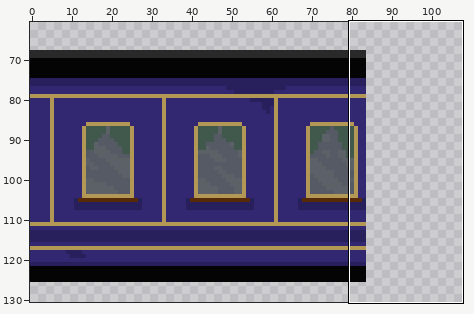
A pixel-art file gets an edit: HQ_AGS/Assets/Visual/Aseprite_files/GareLondres.aseprite. The picture above shows the old version from afar; the outline marks the close-up.
Close-up. Before the edit:
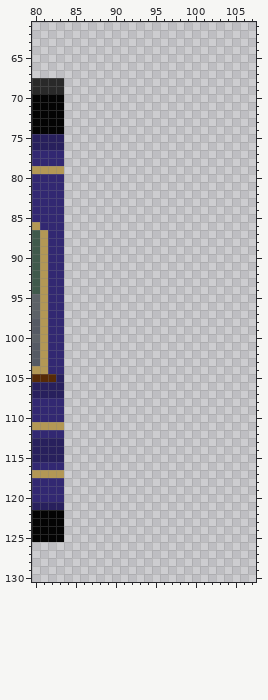
500x240 pixels, 1 frame. Colours within 5 levels of each other are drawn and written as one. Shown: x 80..107, y 61..130. The wide view leaves out empty margins.
Once edited:
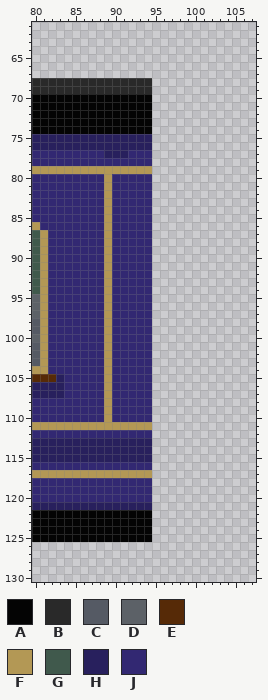
Palette (. is transparent): A #040404  B #292929  C #555a64  D #5c6167  E #562a07  F #b39855  G #40594c  H #28205d  J #322872
From the commit log: allonger wagon train
The exact change:
Layer "train":
There is now colour A in rows 70 to 74 at x 84 to 94; in rows 122 to 125 at x 84 to 94.
There is now colour B in rows 68 to 69 at x 84 to 94.
There is now colour F in row 79 at x 84 to 94; in rows 80 to 110 at x 89; in row 111 at x 84 to 94; in row 117 at x 84 to 94.
There is now colour H in rows 75 to 76 at x 84 to 94; in row 77 at x 89 to 91; in rows 113 to 115 at x 84 to 94; in row 121 at x 84 to 94.
There is now colour J in row 77 at x 84 to 88 and 92 to 94; in row 78 at x 84 to 94; in rows 80 to 110 at x 84 to 88 and 90 to 94; in row 112 at x 84 to 94; in row 116 at x 84 to 94; in rows 118 to 120 at x 84 to 94.
